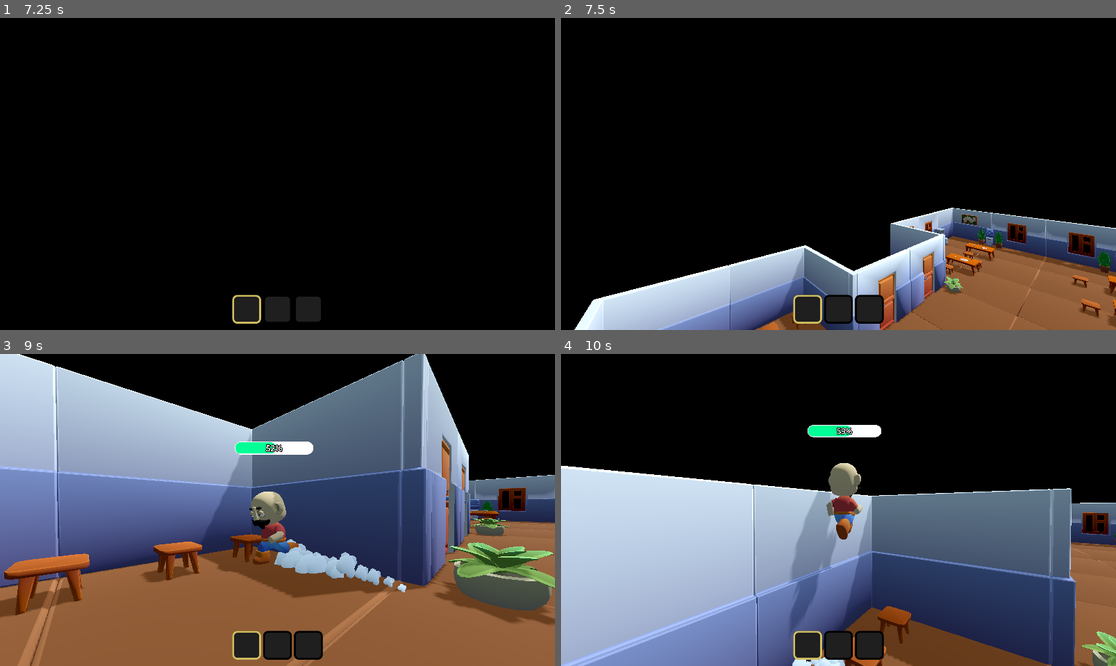
Above: before the commit, frames 1-4 (two rows, left to right).
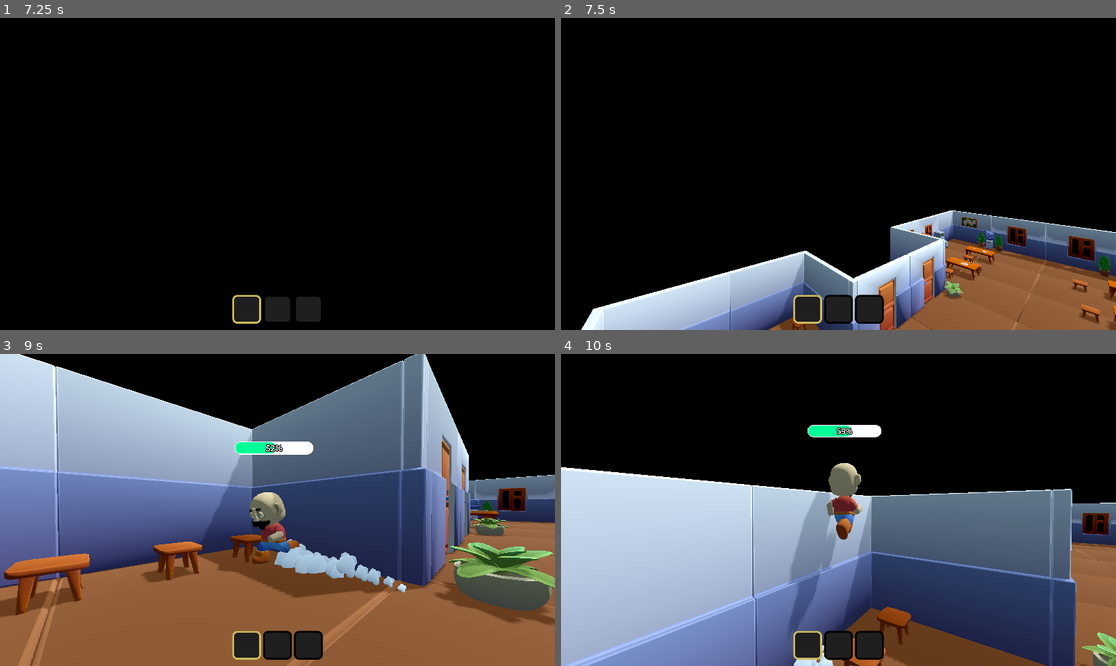
Above: after the commit, the same moments.

Repository: Scrawach/ld57
Game: Godot game, scene res://game.tscn
Same seed, same stepped clock (60 frames per second), same inputs: the game is played once before the commit and once after it. The engine's default icon, where the game draws it, is replaced by a stand-in: a white triangle on a blue panel in a dark square.
Inputs (mouse positions are in pixels of both pictures, inside the frame that each line leads up to):
- Up to frame 1 (7.25 s): move the mouse to (399, 158) at 0.52 s; hold D (move_right) 0.53-1.28 s; hold Shift (dash) 0.53-1.28 s; click (399, 158) at 0.67 s; tap Space (jump) at 0.77, 1.52, 3.02, 3.77, 4.52, 6.02, 6.77 s; move the mouse to (249, 174) at 1.27 s; hold W (move_forward) 1.28-5.78 s; tap E (interact) at 1.35, 3.6, 5.85 s; move the mouse to (288, 167) at 2.02 s; tap 1 at 2.1, 4.35, 6.6 s; move the mouse to (271, 180) at 2.77 s; tap Shift (dash) at 2.85 s; move the mouse to (316, 177) at 3.52 s; move the mouse to (233, 170) at 4.27 s; move the mouse to (283, 174) at 5.02 s; hold Shift (dash) 5.03-5.78 s; move the mouse to (255, 167) at 5.77 s; hold D (move_right) 5.78-6.53 s; move the mouse to (305, 174) at 6.52 s; hold W (move_forward) from 6.53 s (still down)
- Up to frame 2 (7.5 s): keep holding W (move_forward); tap Enter at 7.25 s; move the mouse to (810, 174) at 7.27 s; tap Shift (dash) at 7.35 s
- Up to frame 3 (9 s): tap Space (jump) at 7.52 s; move the mouse to (288, 503) at 8.02 s; tap E (interact) at 8.1 s; move the mouse to (271, 516) at 8.77 s; release W (move_forward) at 8.78 s; hold A (move_left) from 8.78 s (still down); tap 1 at 8.85 s
- Up to frame 4 (10 s): tap Space (jump) at 9.02, 9.77 s; move the mouse to (877, 513) at 9.52 s; release A (move_left) at 9.53 s; hold W (move_forward) from 9.53 s (still down); hold Shift (dash) from 9.53 s (still down)

Frame 1 is identical in both runs. In frame 2, 7.7% of the frame differs, in the area x 2-100%, y 60-100%; in frame 3, 0.5%; in frame 4, 2.5%.

Commit message:
feature: add gravity bound while falling

Diff:
--- a/src/player/player.gd
+++ b/src/player/player.gd
@@ -3,6 +3,7 @@
 
 const DASH_STAMINA_REQUIRED: int = 1
 const GRAVITY_STRENGTH: int = 20
+const GRAVITY_BOUND: float = 40
 
 const IDLE_ANIMATION: String = "Armature|Idle"
 const RUN_ANIMATION: String = "Armature|Run"
@@ -82,6 +83,7 @@
 
 func _handle_gravity(delta: float) -> void:
 	gravity += GRAVITY_STRENGTH * delta
+	gravity = min(GRAVITY_BOUND, gravity)
 
 	if gravity > 0 and is_on_floor():
 		gravity = 0
